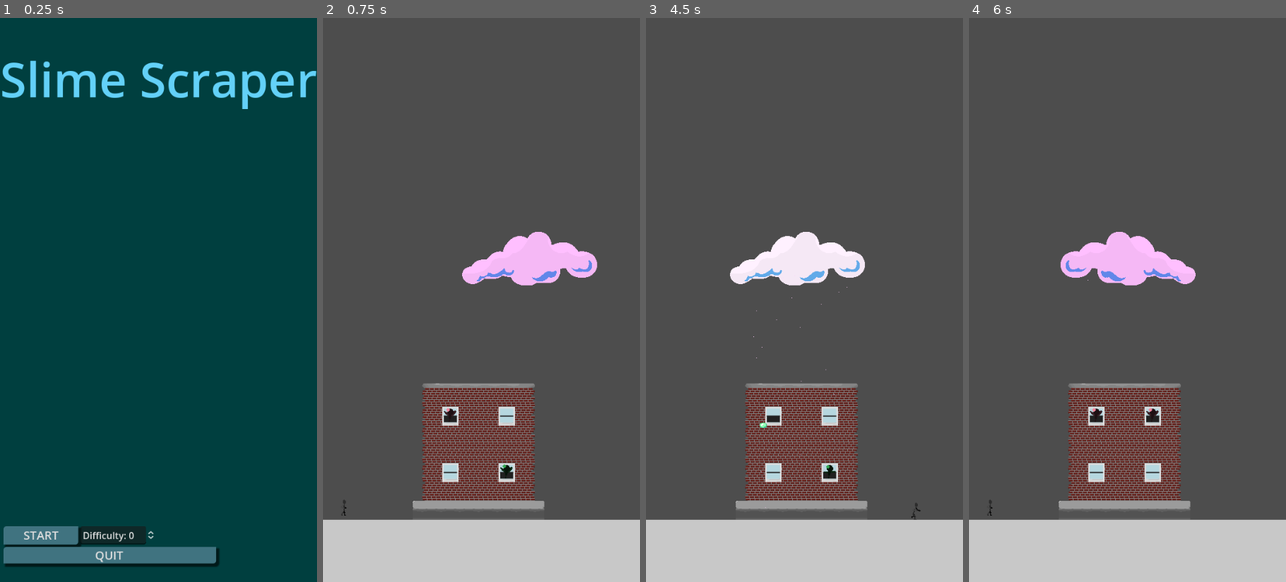
Above: before the commit, frames 1-4 (left to right).
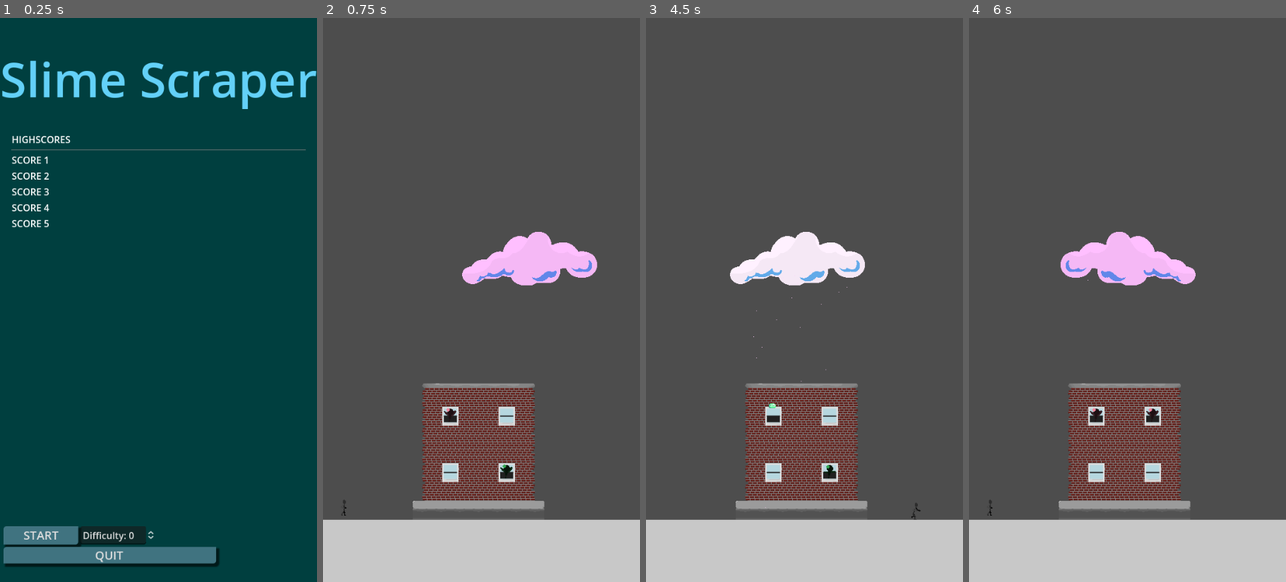
Above: after the commit, the same moments.

Repository: schonewillejacob/SlimeScraper
Game: Godot game, scene res://Data/Scenes/Main.tscn
Two runs of this game, one before a commit and one after it. Both use one fixed random seed, a clock stepped at 60 frames per second and the inputs below. Sound files missing from this copy of the repository are replaced by a short silence.
Inputs (mouse positions are in pixels of both pictures, inside the frame that each line leads up to):
- Up to frame 1 (0.25 s): no input
- Up to frame 2 (0.75 s): click "START" at 0.5 s
- Up to frame 3 (4.5 s): hold D (user_right) 1.28-2.78 s; tap W (user_up) at 1.52, 2.27, 3.77 s; hold A (user_left) 2.78-3.53 s; hold D (user_right) from 3.53 s (still down)
- Up to frame 4 (6 s): tap W (user_up) at 4.52 s; tap Escape (user_decline) at 4.9 s; release D (user_right) at 5 s; click (1041, 503) at 5 s, where only the run after the commit has a clickable "Submit"; click "START" at 5.75 s

The runs differ from the first frame. In frame 1, 0.8% of the frame differs, in the area x 3-97%, y 20-38%; in frame 2, nothing differs; in frame 3, less than 0.1%; in frame 4, nothing differs.
Error before the commit: Attempt to call function 'copy' in base 'null instance' on a null instance. (res://Data/Scripts/Main.gd:28)

Commit message:
added SlimeHunting class, Area2D for simplicity

Diff:
--- a/src/Data/Scenes/Building.tscn
+++ b/src/Data/Scenes/Building.tscn
@@ -61,7 +61,7 @@
 
 [node name="Building" type="Area2D"]
 collision_layer = 8
-collision_mask = 8
+collision_mask = 12
 script = ExtResource("1_cbgk2")
 
 [node name="CollisionShape2D" type="CollisionShape2D" parent="."]
--- a/src/Data/Scenes/Main.tscn
+++ b/src/Data/Scenes/Main.tscn
@@ -1,23 +1,8 @@
-[gd_scene load_steps=6 format=3 uid="uid://c1n3k4tvfl47t"]
+[gd_scene load_steps=4 format=3 uid="uid://c1n3k4tvfl47t"]
 
 [ext_resource type="Script" path="res://Data/Scripts/Main.gd" id="1_luhap"]
 [ext_resource type="AudioStream" uid="uid://c4vev0fcgl1c0" path="res://Assets/Audio/main.wav" id="3_hl3o2"]
-
-[sub_resource type="StyleBoxFlat" id="StyleBoxFlat_nbum2"]
-bg_color = Color(0.25098, 0.45098, 0.501961, 1)
-corner_radius_top_left = 5
-corner_radius_bottom_right = 5
-shadow_size = 3
-shadow_offset = Vector2(4, 4)
-
-[sub_resource type="StyleBoxFlat" id="StyleBoxFlat_4ygsm"]
-
-[sub_resource type="Theme" id="Theme_3n1ot"]
-Button/font_sizes/font_size = 20
-Button/styles/normal = SubResource("StyleBoxFlat_nbum2")
-Button/styles/pressed = SubResource("StyleBoxFlat_4ygsm")
-RichTextLabel/colors/default_color = Color(0.388235, 0.819608, 0.972549, 1)
-RichTextLabel/font_sizes/normal_font_size = 82
+[ext_resource type="Theme" uid="uid://7b1l5s245aev" path="res://Data/Theme/Main.tres" id="3_tvrsi"]
 
 [node name="Main" type="Node2D"]
 script = ExtResource("1_luhap")
@@ -31,16 +16,16 @@
 anchors_preset = 0
 offset_right = 40.0
 offset_bottom = 40.0
-theme = SubResource("Theme_3n1ot")
+theme = ExtResource("3_tvrsi")
 
-[node name="ColorRect" type="ColorRect" parent="Control"]
+[node name="background" type="ColorRect" parent="Control"]
 custom_minimum_size = Vector2(540, 960)
 layout_mode = 0
 offset_right = 540.0
 offset_bottom = 960.0
 color = Color(0, 0.247059, 0.247059, 1)
 
-[node name="RichTextLabel" type="RichTextLabel" parent="Control"]
+[node name="title" type="RichTextLabel" parent="Control"]
 custom_minimum_size = Vector2(540, 0)
 layout_mode = 0
 offset_top = 47.0
@@ -50,6 +35,41 @@
 fit_content = true
 scroll_active = false
 tab_size = 8
+
+[node name="highscores" type="VBoxContainer" parent="Control"]
+custom_minimum_size = Vector2(500, 0)
+layout_mode = 0
+offset_left = 20.0
+offset_top = 195.0
+offset_right = 520.0
+offset_bottom = 235.0
+
+[node name="header" type="Label" parent="Control/highscores"]
+layout_mode = 2
+text = "HIGHSCORES"
+
+[node name="seperator" type="HSeparator" parent="Control/highscores"]
+layout_mode = 2
+
+[node name="score_1" type="Label" parent="Control/highscores"]
+layout_mode = 2
+text = "SCORE 1"
+
+[node name="score_2" type="Label" parent="Control/highscores"]
+layout_mode = 2
+text = "SCORE 2"
+
+[node name="score_3" type="Label" parent="Control/highscores"]
+layout_mode = 2
+text = "SCORE 3"
+
+[node name="score_4" type="Label" parent="Control/highscores"]
+layout_mode = 2
+text = "SCORE 4"
+
+[node name="score_5" type="Label" parent="Control/highscores"]
+layout_mode = 2
+text = "SCORE 5"
 
 [node name="Menu" type="VBoxContainer" parent="Control"]
 custom_minimum_size = Vector2(256, 0)
@@ -77,15 +97,9 @@
 layout_mode = 2
 prefix = "Difficulty:"
 
-[node name="options" type="Button" parent="Control/Menu"]
-visible = false
-layout_mode = 2
-text = "Options"
-
 [node name="exit" type="Button" parent="Control/Menu"]
 layout_mode = 2
 text = "QUIT"
 
 [connection signal="pressed" from="Control/Menu/HBoxContainer/start" to="." method="start_game"]
-[connection signal="pressed" from="Control/Menu/options" to="." method="options"]
 [connection signal="pressed" from="Control/Menu/exit" to="." method="exit_game"]
--- a/src/Data/Scenes/PlayArea.tscn
+++ b/src/Data/Scenes/PlayArea.tscn
@@ -10,6 +10,7 @@
 [ext_resource type="Script" path="res://Data/Scripts/RainPlayer.gd" id="7_x52aa"]
 
 [node name="PlayArea" type="Node2D"]
+position = Vector2(-3, -3)
 
 [node name="stage" type="Node" parent="."]
 
--- a/src/Data/Scenes/Player.tscn
+++ b/src/Data/Scenes/Player.tscn
@@ -65,8 +65,23 @@
 
 [sub_resource type="AnimationNodeStateMachinePlayback" id="AnimationNodeStateMachinePlayback_c5kwo"]
 
-[sub_resource type="Animation" id="Animation_pwpf6"]
-resource_name = "Running"
+[sub_resource type="Animation" id="Animation_68akt"]
+resource_name = "Hurt"
+tracks/0/type = "value"
+tracks/0/imported = false
+tracks/0/enabled = true
+tracks/0/path = NodePath("sprite:frame_coords")
+tracks/0/interp = 1
+tracks/0/loop_wrap = true
+tracks/0/keys = {
+"times": PackedFloat32Array(0),
+"transitions": PackedFloat32Array(1),
+"update": 1,
+"values": [Vector2i(0, 2)]
+}
+
+[sub_resource type="Animation" id="Animation_5mqgd"]
+resource_name = "Idle"
 length = 0.8
 loop_mode = 1
 tracks/0/type = "value"
@@ -76,10 +91,10 @@
 tracks/0/interp = 1
 tracks/0/loop_wrap = true
 tracks/0/keys = {
-"times": PackedFloat32Array(0, 0.2, 0.4, 0.6),
-"transitions": PackedFloat32Array(1, 1, 1, 1),
+"times": PackedFloat32Array(0, 0.4),
+"transitions": PackedFloat32Array(1, 1),
 "update": 1,
-"values": [Vector2i(0, 0), Vector2i(1, 0), Vector2i(2, 0), Vector2i(3, 0)]
+"values": [Vector2i(0, 1), Vector2i(1, 1)]
 }
 
 [sub_resource type="Animation" id="Animation_f2ydp"]
@@ -99,23 +114,6 @@
 "values": [Vector2i(1, 3)]
 }
 
-[sub_resource type="Animation" id="Animation_5mqgd"]
-resource_name = "Idle"
-length = 0.8
-loop_mode = 1
-tracks/0/type = "value"
-tracks/0/imported = false
-tracks/0/enabled = true
-tracks/0/path = NodePath("sprite:frame_coords")
-tracks/0/interp = 1
-tracks/0/loop_wrap = true
-tracks/0/keys = {
-"times": PackedFloat32Array(0, 0.4),
-"transitions": PackedFloat32Array(1, 1),
-"update": 1,
-"values": [Vector2i(0, 1), Vector2i(1, 1)]
-}
-
 [sub_resource type="Animation" id="Animation_277vu"]
 resource_name = "JumpUp"
 length = 0.8
@@ -133,8 +131,10 @@
 "values": [Vector2i(0, 3)]
 }
 
-[sub_resource type="Animation" id="Animation_68akt"]
-resource_name = "Hurt"
+[sub_resource type="Animation" id="Animation_pwpf6"]
+resource_name = "Running"
+length = 0.8
+loop_mode = 1
 tracks/0/type = "value"
 tracks/0/imported = false
 tracks/0/enabled = true
@@ -142,10 +142,10 @@
 tracks/0/interp = 1
 tracks/0/loop_wrap = true
 tracks/0/keys = {
-"times": PackedFloat32Array(0),
-"transitions": PackedFloat32Array(1),
+"times": PackedFloat32Array(0, 0.2, 0.4, 0.6),
+"transitions": PackedFloat32Array(1, 1, 1, 1),
 "update": 1,
-"values": [Vector2i(0, 2)]
+"values": [Vector2i(0, 0), Vector2i(1, 0), Vector2i(2, 0), Vector2i(3, 0)]
 }
 
 [sub_resource type="AnimationLibrary" id="AnimationLibrary_tjn1w"]
--- /dev/null
+++ b/src/Data/Scenes/SlimeHunting.tscn
@@ -0,0 +1,110 @@
+[gd_scene load_steps=15 format=3 uid="uid://dj7jfh1ti8vg3"]
+
+[ext_resource type="Script" path="res://Data/Scripts/SlimeHunting.gd" id="1_h0ssf"]
+[ext_resource type="Texture2D" uid="uid://bofegqihp1cap" path="res://Assets/Graphics/Sprites/slime_sheet.png" id="2_2wthy"]
+
+[sub_resource type="AtlasTexture" id="AtlasTexture_bpm7f"]
+atlas = ExtResource("2_2wthy")
+region = Rect2(32, 64, 32, 32)
+
+[sub_resource type="AtlasTexture" id="AtlasTexture_ob0ow"]
+atlas = ExtResource("2_2wthy")
+region = Rect2(64, 64, 32, 32)
+
+[sub_resource type="AtlasTexture" id="AtlasTexture_5udsq"]
+atlas = ExtResource("2_2wthy")
+region = Rect2(224, 128, 32, 32)
+
+[sub_resource type="AtlasTexture" id="AtlasTexture_5x61r"]
+atlas = ExtResource("2_2wthy")
+region = Rect2(192, 128, 32, 32)
+
+[sub_resource type="AtlasTexture" id="AtlasTexture_1c5oo"]
+atlas = ExtResource("2_2wthy")
+region = Rect2(160, 128, 32, 32)
+
+[sub_resource type="AtlasTexture" id="AtlasTexture_2hme6"]
+atlas = ExtResource("2_2wthy")
+region = Rect2(128, 128, 32, 32)
+
+[sub_resource type="AtlasTexture" id="AtlasTexture_hfnok"]
+atlas = ExtResource("2_2wthy")
+region = Rect2(96, 128, 32, 32)
+
+[sub_resource type="AtlasTexture" id="AtlasTexture_td4fb"]
+atlas = ExtResource("2_2wthy")
+region = Rect2(64, 128, 32, 32)
+
+[sub_resource type="AtlasTexture" id="AtlasTexture_o30iw"]
+atlas = ExtResource("2_2wthy")
+region = Rect2(32, 128, 32, 32)
+
+[sub_resource type="AtlasTexture" id="AtlasTexture_bckah"]
+atlas = ExtResource("2_2wthy")
+region = Rect2(0, 128, 32, 32)
+
+[sub_resource type="SpriteFrames" id="SpriteFrames_hx5jy"]
+animations = [{
+"frames": [{
+"duration": 1.0,
+"texture": SubResource("AtlasTexture_bpm7f")
+}, {
+"duration": 1.0,
+"texture": SubResource("AtlasTexture_ob0ow")
+}],
+"loop": true,
+"name": &"default",
+"speed": 5.0
+}, {
+"frames": [{
+"duration": 1.0,
+"texture": SubResource("AtlasTexture_5udsq")
+}, {
+"duration": 1.0,
+"texture": SubResource("AtlasTexture_5x61r")
+}, {
+"duration": 1.0,
+"texture": SubResource("AtlasTexture_1c5oo")
+}, {
+"duration": 1.0,
+"texture": SubResource("AtlasTexture_2hme6")
+}, {
+"duration": 1.0,
+"texture": SubResource("AtlasTexture_hfnok")
+}, {
+"duration": 1.0,
+"texture": SubResource("AtlasTexture_td4fb")
+}, {
+"duration": 1.0,
+"texture": SubResource("AtlasTexture_o30iw")
+}, {
+"duration": 1.0,
+"texture": SubResource("AtlasTexture_bckah")
+}],
+"loop": false,
+"name": &"die",
+"speed": 5.0
+}]
+
+[sub_resource type="CapsuleShape2D" id="CapsuleShape2D_iiewd"]
+radius = 4.0
+height = 12.0
+
+[node name="SlimeHunting" type="Area2D" groups=["Enemy"]]
+collision_layer = 6
+collision_mask = 8
+script = ExtResource("1_h0ssf")
+
+[node name="AnimatedSprite2D" type="AnimatedSprite2D" parent="."]
+position = Vector2(0, -12)
+sprite_frames = SubResource("SpriteFrames_hx5jy")
+autoplay = "default"
+
+[node name="CollisionShape2D" type="CollisionShape2D" parent="."]
+rotation = 1.5708
+shape = SubResource("CapsuleShape2D_iiewd")
+
+[node name="check_for_death" type="Timer" parent="."]
+wait_time = 0.25
+
+[connection signal="timeout" from="check_for_death" to="." method="check_on_building"]
--- a/src/Data/Scenes/menus/Options.tscn
+++ /dev/null
@@ -1,3 +0,0 @@
-[gd_scene format=3 uid="uid://ckvmq7dc7xdkh"]
-
-[node name="Options" type="Node2D"]
--- /dev/null
+++ b/src/Data/Scenes/menus/RoundFail.tscn
@@ -0,0 +1,56 @@
+[gd_scene load_steps=3 format=3 uid="uid://vlb6sbf83smf"]
+
+[ext_resource type="Theme" uid="uid://7b1l5s245aev" path="res://Data/Theme/Main.tres" id="1_2m5j6"]
+[ext_resource type="Script" path="res://Data/Scripts/RoundFail.gd" id="2_jihyj"]
+
+[node name="RoundFail" type="Control"]
+process_mode = 3
+layout_mode = 3
+anchors_preset = 0
+size_flags_horizontal = 4
+size_flags_vertical = 4
+theme = ExtResource("1_2m5j6")
+script = ExtResource("2_jihyj")
+
+[node name="background" type="ColorRect" parent="."]
+custom_minimum_size = Vector2(540, 960)
+offset_right = 40.0
+offset_bottom = 40.0
+color = Color(0.392157, 0.0313726, 0.219608, 1)
+
+[node name="points_label" type="Label" parent="."]
+process_mode = 3
+layout_mode = 0
+offset_left = 32.0
+offset_top = 120.0
+offset_right = 85.0
+offset_bottom = 146.0
+text = "Points:"
+
+[node name="title" type="RichTextLabel" parent="."]
+custom_minimum_size = Vector2(500, 192)
+layout_mode = 0
+offset_left = 20.0
+offset_right = 520.0
+offset_bottom = 40.0
+text = "FINISHED"
+
+[node name="HBoxContainer" type="HBoxContainer" parent="."]
+custom_minimum_size = Vector2(500, 0)
+layout_mode = 0
+offset_left = 42.0
+offset_top = 806.0
+offset_right = 121.0
+offset_bottom = 846.0
+
+[node name="submit_button" type="Button" parent="HBoxContainer"]
+custom_minimum_size = Vector2(168, 0)
+layout_mode = 2
+text = "Submit"
+
+[node name="player_name" type="TextEdit" parent="HBoxContainer"]
+custom_minimum_size = Vector2(256, 0)
+layout_mode = 2
+placeholder_text = "name..."
+
+[connection signal="pressed" from="HBoxContainer/submit_button" to="." method="submit_score"]
--- /dev/null
+++ b/src/Data/Scenes/menus/RoundSuceed.tscn
@@ -0,0 +1,38 @@
+[gd_scene load_steps=3 format=3 uid="uid://m1wwjpbwjhil"]
+
+[ext_resource type="Theme" uid="uid://7b1l5s245aev" path="res://Data/Theme/Main.tres" id="1_7byg0"]
+[ext_resource type="Script" path="res://Data/Scripts/RoundSuceed.gd" id="1_epctn"]
+
+[node name="RoundSucceed" type="Control"]
+process_mode = 3
+layout_mode = 3
+anchors_preset = 0
+size_flags_horizontal = 6
+size_flags_vertical = 6
+theme = ExtResource("1_7byg0")
+script = ExtResource("1_epctn")
+
+[node name="ColorRect" type="ColorRect" parent="."]
+custom_minimum_size = Vector2(540, 960)
+layout_mode = 0
+offset_right = 40.0
+offset_bottom = 40.0
+color = Color(0, 0.247059, 0.247059, 1)
+
+[node name="title" type="RichTextLabel" parent="."]
+custom_minimum_size = Vector2(500, 192)
+offset_left = 20.0
+offset_right = 520.0
+offset_bottom = 40.0
+text = "SUCCESS"
+
+[node name="continue_button" type="Button" parent="."]
+custom_minimum_size = Vector2(256, 64)
+layout_mode = 0
+offset_left = 142.0
+offset_top = 769.0
+offset_right = 398.0
+offset_bottom = 833.0
+text = "Continue"
+
+[connection signal="pressed" from="continue_button" to="." method="progress"]
--- a/src/Data/Scenes/menus/RoundTransition.tscn
+++ /dev/null
@@ -1,14 +0,0 @@
-[gd_scene format=3 uid="uid://m1wwjpbwjhil"]
-
-[node name="RoundTransition" type="Control"]
-layout_mode = 3
-anchors_preset = 0
-size_flags_horizontal = 6
-size_flags_vertical = 6
-
-[node name="ColorRect" type="ColorRect" parent="."]
-custom_minimum_size = Vector2(540, 960)
-layout_mode = 0
-offset_right = 40.0
-offset_bottom = 40.0
-color = Color(0, 0.247059, 0.247059, 1)
--- a/src/Data/Scripts/Building.gd
+++ b/src/Data/Scripts/Building.gd
@@ -10,7 +10,6 @@
 @onready var cloud_class = preload("res://Data/Scenes/Cloud.tscn")
 # Civilian mgmt
 var civilian_list = []
-var civilian_max : int = 0
 
 
 func _ready():
--- a/src/Data/Scripts/Civilian.gd
+++ b/src/Data/Scripts/Civilian.gd
@@ -45,8 +45,11 @@
 			rescue(awarded_score)
 #		Enemy Collisions
 		if body.is_in_group("Enemy"):
-			if body.state == body.States.Attached:
-				die()
+			die()
+	for area in get_overlapping_areas():
+		if area.is_in_group("Enemy"):
+			die()
+
 
 func set_collision():
 	set_collision_layer_value(5, true)
@@ -59,10 +62,10 @@
 	queue_free()
 
 func die():
-	GameController.health -= 1
+	GameController.score -= 15
 	remove()
 
 func rescue(points):
 	GameController.score += points
-	print("Rescued, "+str(points)+" points.")
+	GameController.civilians_rescued += 1
 	remove()
--- a/src/Data/Scripts/GameController.gd
+++ b/src/Data/Scripts/GameController.gd
@@ -1,11 +1,14 @@
 # This object coordinates the game, and holds the diffculty data & alogrithms associated with it.
 # It's Autoloaded, and needs "space to breathe"
 extends Node
+@onready var path_success : String = "res://Data/Scenes/menus/RoundSuceed.tscn"
+@onready var path_fail : String = "res://Data/Scenes/menus/RoundFail.tscn"
+
+
 
 # Stored data
 var difficulty : int = 1
 var score : int = 0
-var health : int = 3
 var civilians_rescued : = 0
 var civilians_total : = 0
 
@@ -19,9 +22,9 @@
 	randomize()
 
 func check_game():
-	if health < 1:
-		print("Game over")
-	elif building.civilian_list != []:
-		print("Civs present")
-	else:
-		print("health good, no civs")
+	if building.civilian_list == []:
+		print("Round ending...")
+		if float(civilians_rescued)/float(civilians_total) > 0.25:
+			get_tree().change_scene_to_file(path_success)
+		else:
+			get_tree().change_scene_to_file(path_fail)
--- a/src/Data/Scripts/JSON/highscore.json
+++ b/src/Data/Scripts/JSON/highscore.json
@@ -1,22 +1,22 @@
 {
 	"1" : {
-		"name":"-",
+		"name":"n/a",
 		"score":0
 	},
 	"2" : {
-		"name":"-",
+		"name":"n/a",
 		"score":0
 	},
 	"3" : {
-		"name":"-",
+		"name":"n/a",
 		"score":0
 	},
 	"4" : {
-		"name":"-",
+		"name":"n/a",
 		"score":0
 	},
 	"5" : {
-		"name":"-",
+		"name":"n/a",
 		"score":0
 	}
 }
--- a/src/Data/Scripts/Main.gd
+++ b/src/Data/Scripts/Main.gd
@@ -5,10 +5,17 @@
 
 @onready var spinBox = $Control/Menu/HBoxContainer/SpinBox
 @onready var audioPlayer = $ASP
+@onready var score_labels = [
+	$Control/highscores/score_1,
+	$Control/highscores/score_2,
+	$Control/highscores/score_3,
+	$Control/highscores/score_4,
+	$Control/highscores/score_5
+]
+var try_count = 0
 @onready var class_playArea = preload("res://Data/Scenes/PlayArea.tscn")
 @onready var scores_path : String = "user://highscore.json"
 @onready var base_scores_path : String = "res://Data/Scripts/JSON/highscore.json"
-
 
 
 # Called when the node enters the scene tree for the first time.
@@ -17,55 +24,35 @@
 	spinBox.max_value = 20.0
 	spinBox.min_value = 0.0
 
+	fill_score_labels()
+
+
+
+func fill_score_labels():
 	if FileAccess.file_exists(scores_path):
 		var json_as_text = FileAccess.get_file_as_string(scores_path)
 		var json_as_dict = JSON.parse_string(json_as_text)
 		if json_as_dict:
-			print(json_as_dict)
+			for entry in json_as_dict:
+				var score_string = str(json_as_dict[entry].score) + " - " +json_as_dict[entry].name
+				score_labels[int(entry)-1].text = score_string
 	else:
 		print("File not present, loading default...")
-		var dir = DirAccess.open(base_scores_path)
-		dir.copy(base_scores_path,scores_path)
+		if FileAccess.file_exists(base_scores_path):
+			var json_as_text = FileAccess.get_file_as_string(scores_path)
+			var json_as_dict = JSON.parse_string(json_as_text)
+			try_count += 1
+			if try_count > 2:
+				print("ERROR: try_count exceeded, base highscore.json missing?")
+				return
+			fill_score_labels()
 
-##	Create JSON
-#	var json_inst = JSON.new()
-#	var json_string = JSON.stringify(highscore_base)
-##	Guard against errors
-#	var json_error = json_inst.parse(json_string)
-#	print(json_inst)
-##	Process data and store locally.
-#	if !json_error:
-#		var f = FileAccess.open(scores_path, FileAccess.WRITE)
-#		f.store_var(json_inst.data)
-#		for entry in json_inst.data:
-#			var this_entry = json_inst.data[entry]
-#			print(this_entry.name+str(this_entry.score))
-#		f.close()
-#		print("Scores saved!")
-#
-#
-#	var score_inst = JSON.new()
-#	var f = FileAccess.open(scores_path, FileAccess.WRITE)
-#	print(f.get_var())
-#	var score_string = JSON.stringify(f.get_var())
-#	var score_error = score_inst.parse(score_string)
-#	print(score_inst)
-#	if !score_error:
-#		for entry in score_inst.data:
-#			print(entry.name+str(entry.score))
-
-
-func save_score(open_file, entry):
-	open_file.store_var(entry)
 
 func exit_game():
 	get_tree().quit()
 
-func options():
-	pass
-
 func start_game():
+	print("starting new game at diffculty "+str(GameController.difficulty))
 	GameController.difficulty = spinBox.value
-	print("starting new game at diffculty "+str(GameController.difficulty))
 	GameController.musicSync = audioPlayer.get_playback_position()
 	get_tree().change_scene_to_file("res://Data/Scenes/PlayArea.tscn")
--- a/src/Data/Scripts/Player.gd
+++ b/src/Data/Scripts/Player.gd
@@ -74,7 +74,7 @@
 func process_ui():
 #	Menuing
 	if(Input.is_action_just_pressed("user_decline")):
-		get_tree().change_scene_to_file("res://Data/Scenes/Main.tscn")
+		get_tree().change_scene_to_file("res://Data/Scenes/menus/RoundFail.tscn")
 #	Movement
 	if state == States.Recovering: # Guards against movement if state isn't right
 		return
@@ -110,6 +110,7 @@
 			if (slide_collider.get_global_position().y - get_global_position().y) > 0:
 				bounce()
 				slide_collider.die()
+				GameController.score += 25
 			else:
 				$recovery_timer.start()
 				sprite.modulate = Color(1,.5,.5)
--- /dev/null
+++ b/src/Data/Scripts/RoundFail.gd
@@ -0,0 +1,40 @@
+extends Control
+
+
+
+var try_count = 0
+@onready var scores_path : String = "user://highscore.json"
+@onready var base_scores_path : String = "res://Data/Scripts/JSON/highscore.json"
+
+
+
+# Called when the node enters the scene tree for the first time.
+func _ready():
+	$points_label.text = "Points: "+str(GameController.score)
+	GameController.score = 0
+
+
+
+func submit_score():
+	print("quitting")
+	write_score()
+	get_tree().change_scene_to_file("res://Data/Scenes/Main.tscn")
+	pass
+
+func write_score():
+	if FileAccess.file_exists(scores_path):
+		var json_as_text = FileAccess.get_file_as_string(scores_path)
+		var json_as_dict = JSON.parse_string(json_as_text)
+		if json_as_dict:
+			for entry in json_as_dict:
+				var score_string = str(json_as_dict[entry].score) + " - " +json_as_dict[entry].name
+	else:
+		print("File not present, loading default...")
+		if FileAccess.file_exists(base_scores_path):
+			var json_as_text = FileAccess.get_file_as_string(scores_path)
+			var json_as_dict = JSON.parse_string(json_as_text)
+			try_count += 1
+			if try_count > 2:
+				print("ERROR: try_count exceeded, base highscore.json missing?")
+				return
+			write_score()
--- /dev/null
+++ b/src/Data/Scripts/RoundSuceed.gd
@@ -0,0 +1,5 @@
+extends Control
+
+func progress():
+	GameController.difficulty += 2
+	get_tree().change_scene_to_file("res://Data/Scenes/PlayArea.tscn")
--- a/src/Data/Scripts/Slime.gd
+++ b/src/Data/Scripts/Slime.gd
@@ -5,6 +5,7 @@
 
 # loads
 @onready var sprite = $sprite
+@onready var class_huntingslime = preload("res://Data/Scenes/SlimeHunting.tscn")
 # Movement
 const RAIN_DIRECTION := Vector2(-1.0, 1.0)
 const STRENGTH : float = 16.0
@@ -32,8 +33,11 @@
 	flip()
 
 
-
 func process_movement(delta):
+	if state == States.Attached:
+#		Move towards the target
+		if target: apply_central_impulse(target * delta * STRENGTH*10)
+		return
 	match (state):
 		States.Falling:
 #			Just came from the cloud, should look ~45deg. due to speed.
@@ -60,14 +64,10 @@
 				else:
 					flagJumping = true
 					state = States.Falling
-		States.Attached:
-#			Move towards the target.
-			if target: global_position += (target * delta)
-			pass
+
 
 func die():
 	queue_free()
-	pass
 
 func flip():
 	if abs(sign(linear_velocity.x)) > 0.1:
@@ -78,12 +78,11 @@
 
 
 func hit_building(nearest_civilian_direction):
-#	Stop/Sleep/Remove building mask
-	gravity_scale = 0
-	target = nearest_civilian_direction
-	set_collision_layer_value(4, false)
-	state = States.Attached
-	sleeping = true
+	var hunting_inst = class_huntingslime.instantiate()
+	hunting_inst.target = nearest_civilian_direction
+	hunting_inst.transform = transform
+	get_parent().add_child(hunting_inst)
+	die()
 
 func knocked_off():
 	if state == States.Attached:
--- /dev/null
+++ b/src/Data/Scripts/SlimeHunting.gd
@@ -0,0 +1,24 @@
+extends Area2D
+
+
+
+var target : Vector2
+@onready var sprite = $AnimatedSprite2D
+
+
+func _ready():
+	$check_for_death.start()
+
+func _process(delta):
+	if sprite.animation == "die":
+		if !sprite.is_playing():
+			die()
+	else:
+		transform.origin += target
+
+func check_on_building():
+	if !has_overlapping_areas():
+		sprite.set_animation("die")
+
+func die():
+	queue_free()
--- /dev/null
+++ b/src/Data/Theme/Main.tres
@@ -0,0 +1,17 @@
+[gd_resource type="Theme" load_steps=3 format=3 uid="uid://7b1l5s245aev"]
+
+[sub_resource type="StyleBoxFlat" id="StyleBoxFlat_nbum2"]
+bg_color = Color(0.25098, 0.45098, 0.501961, 1)
+corner_radius_top_left = 5
+corner_radius_bottom_right = 5
+shadow_size = 3
+shadow_offset = Vector2(4, 4)
+
+[sub_resource type="StyleBoxFlat" id="StyleBoxFlat_4ygsm"]
+
+[resource]
+Button/font_sizes/font_size = 20
+Button/styles/normal = SubResource("StyleBoxFlat_nbum2")
+Button/styles/pressed = SubResource("StyleBoxFlat_4ygsm")
+RichTextLabel/colors/default_color = Color(0.388235, 0.819608, 0.972549, 1)
+RichTextLabel/font_sizes/normal_font_size = 82
